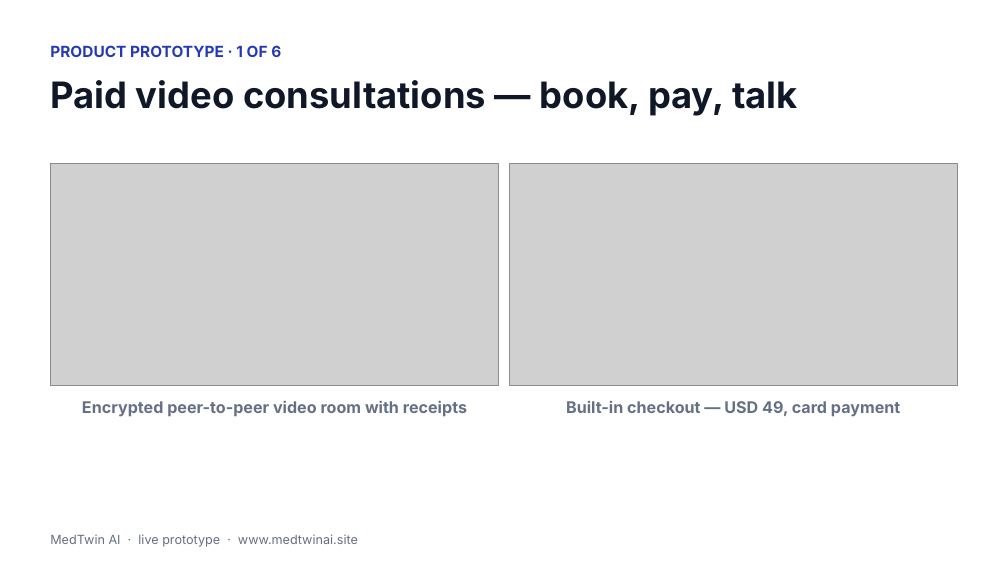
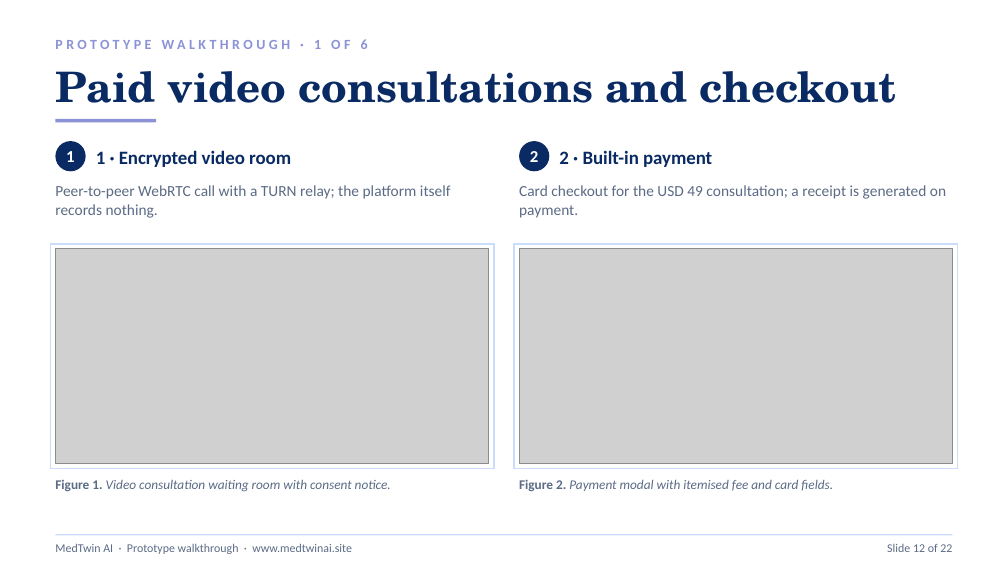
Before and after one commit to simul49/MedTwin-AI, a slide deck: slide 12 of MedTwin-AI-Presentation.pptx. Drawn at 1008x567 pixels with LibreOffice and Linux fonts; fonts in the diff are those of the drawing; grey boxes stand for pictures. Boxes give left, top, right and bottom in pixels: in the first picture for what was removed or moved away, otherwise in the second. Text is boxed around its words. In the diff, an @@ line names an element or a change of style, - is before the commit and + after.

Commit message:
docs: restyle prototype slides to match deck design system (Georgia titles, figure numbering, step badges)

```diff
--- a/MedTwin-AI-Presentation.pptx
+++ b/MedTwin-AI-Presentation.pptx
@@ text at [55, 39, 368, 49]: text changed; size 11 to 10 pt; font Inter to Calibri; text colour #2539B4 to #8B93D6 @@
-PRODUCT PROTOTYPE · 1 OF 6
+PROTOTYPE WALKTHROUGH · 1 OF 6
@@ text at [55, 71, 897, 103]: text changed; size 26 to 30 pt; font Inter to TeX Gyre Schola; text colour #101828 to #0A2A63 @@
-Paid video consultations — book, pay, talk
+Paid video consultations and checkout
@@ rectangle added at [55, 119, 156, 123], fill #8B93D6 @@
@@ ellipse added at [55, 141, 86, 171], fill #0A2A63, 12 pt, text #FFFFFF, bold @@
+1
@@ ellipse added at [519, 141, 549, 171], fill #0A2A63, 12 pt, text #FFFFFF, bold @@
+2
@@ text at [96, 150, 291, 167]: text changed; size 11.5 to 13.5 pt; font Inter to Calibri; text colour #667085 to #0A2A63 @@
-Encrypted peer-to-peer video room with receipts
+1 · Encrypted video room
@@ text added at [559, 150, 712, 167], 13.5 pt, text #0A2A63, bold @@
+2 · Built-in payment
@@ text added at [55, 185, 451, 218], 11 pt, text #5B6B85 @@
+Peer-to-peer WebRTC call with a TURN relay; the platform itself records nothing.
@@ text added at [519, 185, 946, 218], 11 pt, text #5B6B85 @@
+Card checkout for the USD 49 consultation; a receipt is generated on payment.
@@ rectangle added at [50, 244, 494, 469], fill #FFFFFF, outline #CADCFC 1 pt @@
@@ picture: place and size @@
-picture at [50, 163, 499, 385]
+picture at [55, 249, 489, 464]
@@ rectangle added at [514, 244, 958, 469], fill #FFFFFF, outline #CADCFC 1 pt @@
@@ picture: place and size @@
-picture at [509, 163, 958, 385]
+picture at [519, 249, 953, 464]
@@ text removed at [566, 401, 900, 417] @@
-Built-in checkout — USD 49, card payment
@@ text added at [519, 479, 833, 491], 9.5 pt, text #5B6B85, italic @@
+Figure 2. Payment modal with itemised fee and card fields.
@@ text added at [55, 480, 391, 491], 9.5 pt, text #5B6B85, italic @@
+Figure 1. Video consultation waiting room with consent notice.
@@ rectangle added at [55, 534, 953, 535], fill #CADCFC @@
@@ text at [55, 544, 352, 554]: text changed; size 9 to 8.5 pt; font Inter to Calibri; text colour #667085 to #5B6B85 @@
-MedTwin AI · live prototype · www.medtwinai.site
+MedTwin AI · Prototype walkthrough · www.medtwinai.site
@@ text added at [887, 544, 952, 552], 8.5 pt, text #5B6B85 @@
+Slide 12 of 22
```
Also in this commit, not shown: 5 other slides changed.
